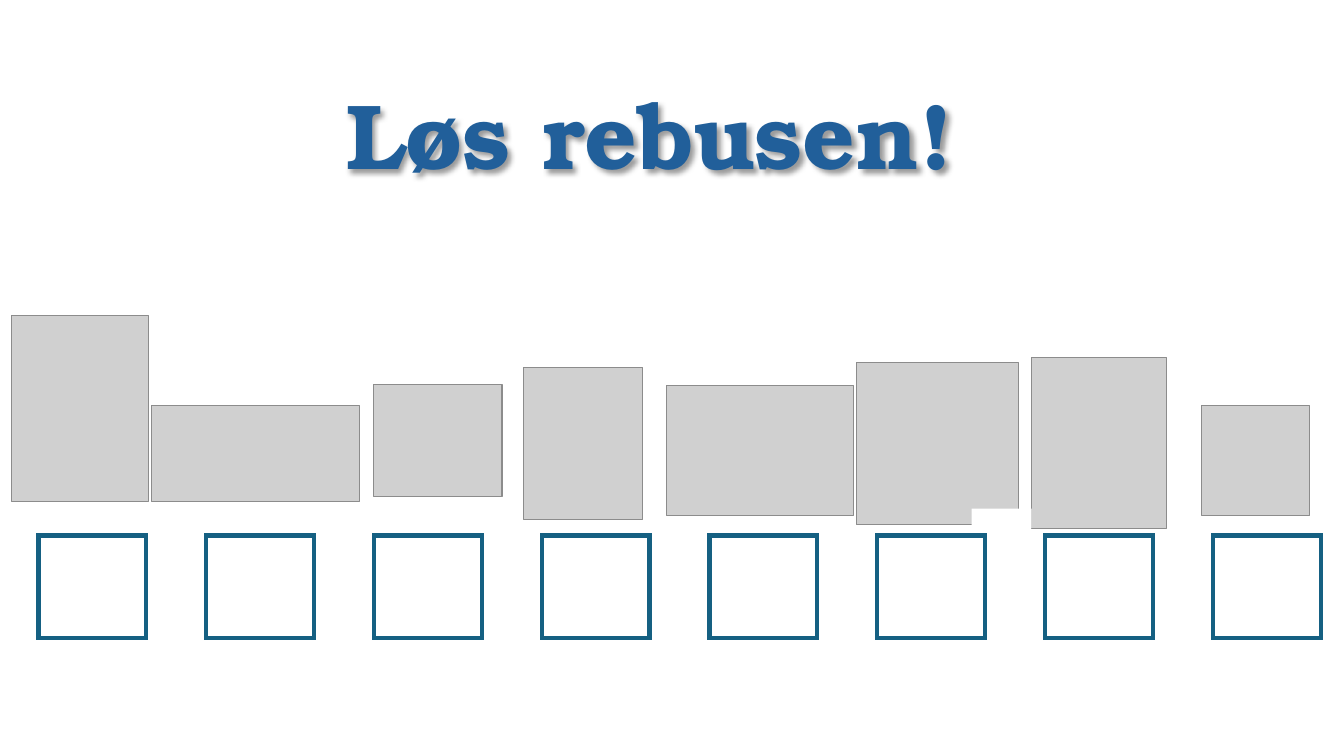
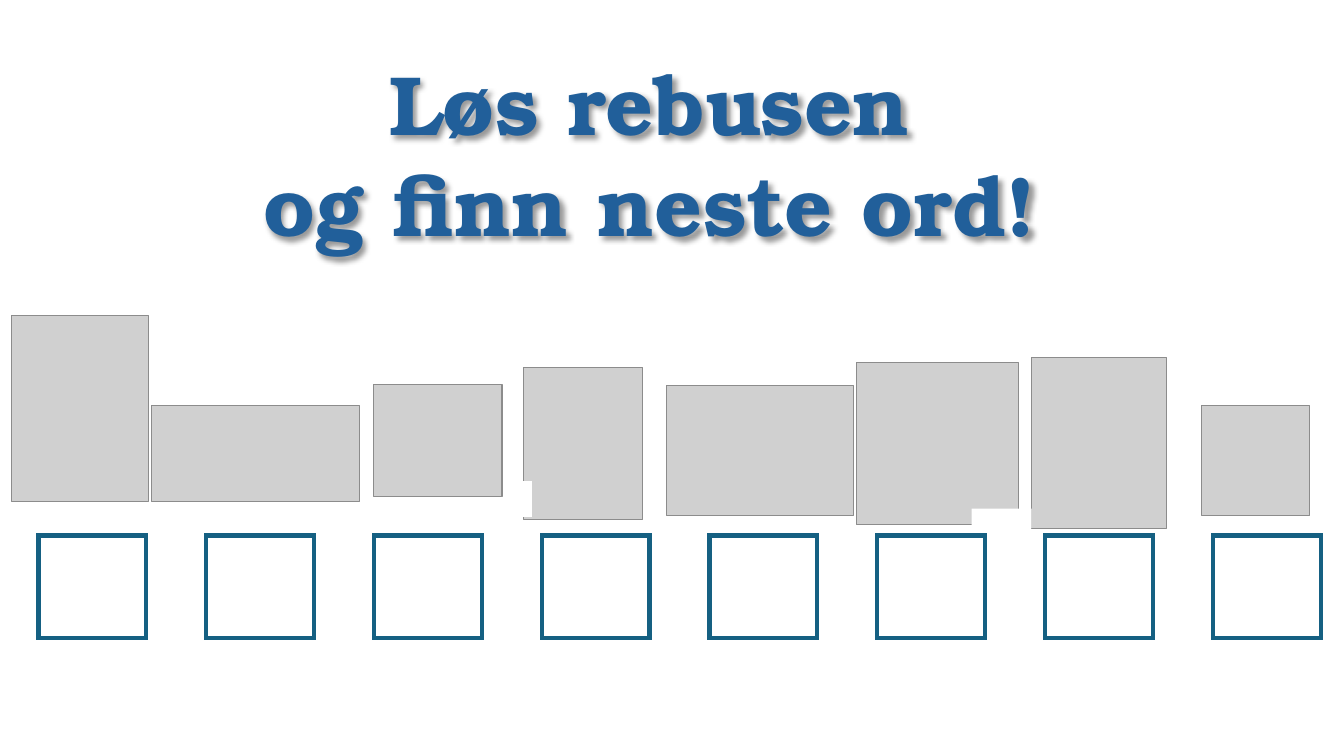
Before and after one commit to melarsen/Team101, a slide deck: slide 1 of 2024-Easterhunt/Easterhunt-2024-rebus.pptx. Drawn at 1344x756 pixels with LibreOffice and Linux fonts; fonts in the diff are those of the drawing; grey boxes stand for pictures. Boxes give left, top, right and bottom in pixels: in the first picture for what was removed or moved away, otherwise in the second. Text is boxed around its words. In the diff, an @@ line names an element or a change of style, - is before the commit and + after.

Commit message:
added rebus løsning

```diff
--- a/2024-Easterhunt/Easterhunt-2024-rebus.pptx
+++ b/2024-Easterhunt/Easterhunt-2024-rebus.pptx
@@ text at box(263, 74, 1036, 258): text changed; size 66 to 60 pt @@
-Løs rebusen!
+Løs rebusen
+og finn neste ord!
@@ rectangle added at box(515, 483, 531, 516), fill #FFFFFF, outline #FFFFFF 1.5 pt @@
```
Also in this commit, not shown: 7 other files.
